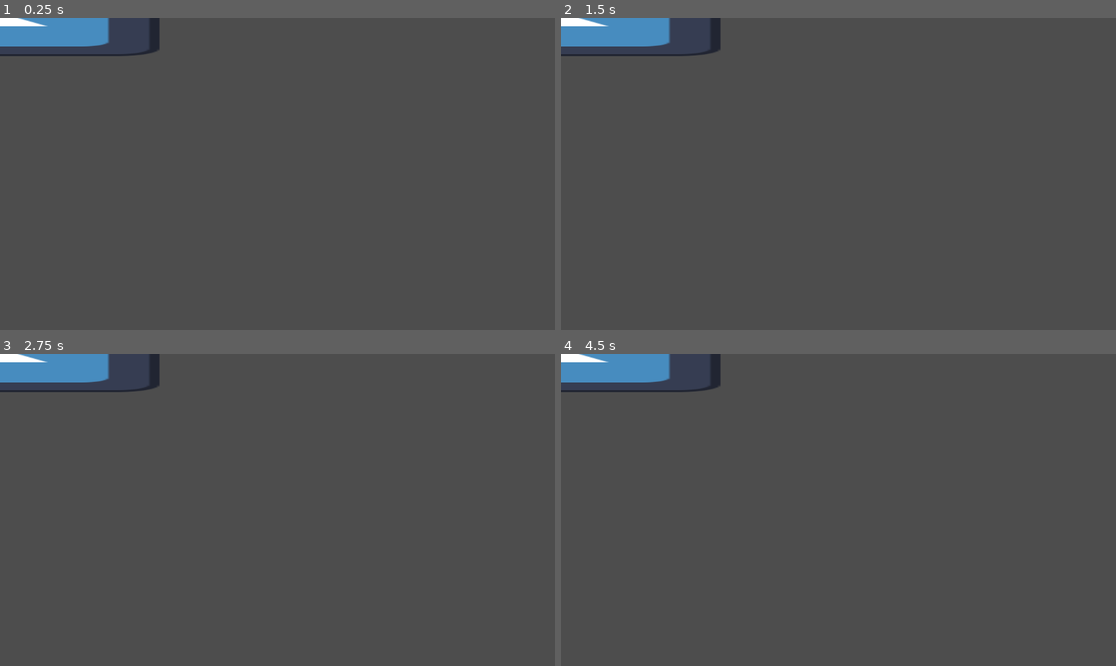
Above: before the commit, frames 1-4 (two rows, left to right).
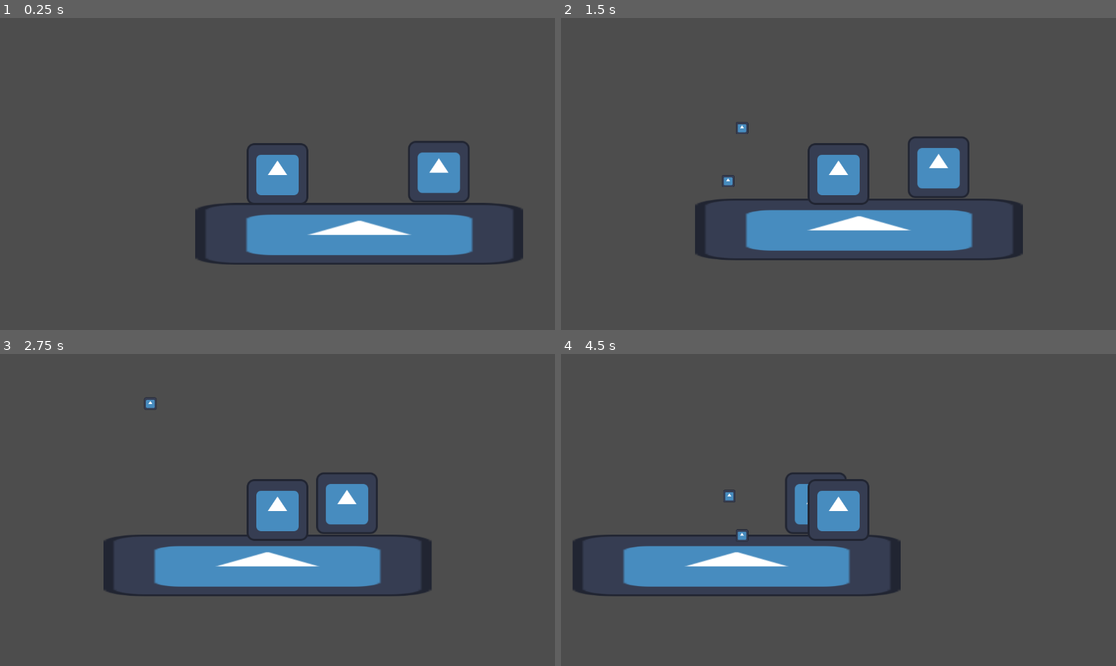
Above: after the commit, the same moments.

Repository: Gigabajt000/www.project.betoniarze-official.gov.ru
Game: Godot game, scene res://World/main.tscn
Two runs of this game, one before a commit and one after it. Both use one fixed random seed, a clock stepped at 60 frames per second and the inputs below. Before the commit the project has no main scene; this scene is started directly in both runs. The engine's default icon, where the game draws it, is replaced by a stand-in: a white triangle on a blue panel in a dark square.
Inputs (mouse positions are in pixels of both pictures, inside the frame that each line leads up to):
- Up to frame 1 (0.25 s): no input
- Up to frame 2 (1.5 s): move the mouse to (960, 158) at 0.52 s; press the mouse at (960, 158) at 0.53 s; move the mouse to (727, 189) at 1.27 s; release the mouse at (727, 189) at 1.28 s; click (727, 189) at 1.35 s
- Up to frame 3 (2.75 s): move the mouse to (333, 441) at 2.02 s; press the mouse at (333, 441) at 2.03 s
- Up to frame 4 (4.5 s): move the mouse to (810, 572) at 2.77 s; release the mouse at (810, 572) at 2.78 s; click (810, 572) at 2.85 s; move the mouse to (1005, 556) at 3.52 s; press the mouse at (1005, 556) at 3.53 s; tap Enter at 4.25 s; move the mouse to (672, 463) at 4.27 s; release the mouse at (672, 463) at 4.28 s; click (672, 463) at 4.35 s

The runs differ from the first frame. In frame 1, 12% of the frame differs, in the area x 0-95%, y 0-80%; in frame 2, 12%; in frame 3, 12%; in frame 4, 11%.

Commit message:
nie działa ale daję

Diff:
--- a/betoniarze/Player/explosion.tscn
+++ b/betoniarze/Player/explosion.tscn
@@ -1,6 +1,7 @@
-[gd_scene load_steps=3 format=3 uid="uid://ciu1qkgpnxaqn"]
+[gd_scene load_steps=4 format=3 uid="uid://ciu1qkgpnxaqn"]
 
-[ext_resource type="Script" path="res://explosion.gd" id="1_4x1x1"]
+[ext_resource type="Script" path="res://Player/explosion.gd" id="1_4x1x1"]
+[ext_resource type="Texture2D" uid="uid://cf115c8vlcp0w" path="res://icon.svg" id="2_1rchs"]
 
 [sub_resource type="CircleShape2D" id="CircleShape2D_5h8gt"]
 
@@ -11,3 +12,6 @@
 shape = SubResource("CircleShape2D_5h8gt")
 
 [node name="Remove Explosion Timer" type="Timer" parent="."]
+
+[node name="Sprite2D" type="Sprite2D" parent="."]
+texture = ExtResource("2_1rchs")
--- a/betoniarze/Player/kolce.gd
+++ b/betoniarze/Player/kolce.gd
@@ -2,4 +2,5 @@
 
 
 func _on_area_2d_body_entered(body):
-	Global.IsAlive = false
+	if body == CharacterBody2D:
+		Global.IsAlive = false
--- a/betoniarze/Player/player.gd
+++ b/betoniarze/Player/player.gd
@@ -1,7 +1,7 @@
 extends CharacterBody2D
 
 const EXLPOSION_POWER = 100
-@export var rocket_scene: PackedScene  # Assign "rocket.tscn" in the inspector
+@export var rocket_scene: PackedScene
 
 func _process(delta: float) -> void:
 	pass
@@ -13,7 +13,7 @@
 		return
 
 	var explosion_strength = (1.0 - (distance / explosion_range)) * max_explosion_force
-	var direction
+	var direction = (global_position - explosion_position).normalized()
 
 	velocity += direction * explosion_strength
 
@@ -26,8 +26,8 @@
 func shoot():
 	if rocket_scene:
 		var rocket = rocket_scene.instantiate()
-		rocket.global_position = global_position + Vector2(20, 0)  # Offset to avoid self-collision
-		rocket.rotation = rotation
+		rocket.global_position = global_position
+		rocket.shoot_direction = (get_global_mouse_position() - global_position).normalized()  # Set direction
 		get_parent().add_child(rocket)
 
 func _input(event):
--- a/betoniarze/Player/player.tscn
+++ b/betoniarze/Player/player.tscn
@@ -1,12 +1,21 @@
-[gd_scene load_steps=2 format=3 uid="uid://djpihxejo1d0r"]
+[gd_scene load_steps=5 format=3 uid="uid://djpihxejo1d0r"]
 
 [ext_resource type="Script" path="res://Player/player.gd" id="1_3a02r"]
+[ext_resource type="PackedScene" uid="uid://dbf6vihdic7ld" path="res://Player/rocket_launcher.tscn" id="2_boloi"]
+[ext_resource type="Texture2D" uid="uid://cf115c8vlcp0w" path="res://icon.svg" id="2_ukoxr"]
+
+[sub_resource type="RectangleShape2D" id="RectangleShape2D_20l4n"]
+size = Vector2(126, 127)
 
 [node name="Player" type="CharacterBody2D"]
 script = ExtResource("1_3a02r")
+rocket_scene = ExtResource("2_boloi")
 
 [node name="Player Texture" type="Sprite2D" parent="."]
+texture = ExtResource("2_ukoxr")
 
 [node name="Player Collision" type="CollisionShape2D" parent="."]
+position = Vector2(0, -0.5)
+shape = SubResource("RectangleShape2D_20l4n")
 
 [node name="Camera2D" type="Camera2D" parent="."]
--- a/betoniarze/Player/rocket.gd
+++ b/betoniarze/Player/rocket.gd
@@ -1,17 +1,26 @@
-extends RigidBody2D
+extends CharacterBody2D
 
 @export var speed: float = 800
 @export var explosion_range: float = 100
 @export var max_explosion_force: float = 800
+var shoot_direction: Vector2 = Vector2.ZERO
 
 func _ready():
-	linear_velocity = transform.x * speed  # Launch the rocket
+	velocity = shoot_direction * speed
+
+func _physics_process(delta: float) -> void:
+	move_and_slide()
 
 func _on_body_entered(body):
-	explode()
+	if body.is_in_group("ground"):
+		explode()
 
 func explode():
-	for body in $"Rocket Area".get_overlapping_bodies():
+	var explosion = preload("res://Player/explosion.tscn").instantiate()
+	explosion.global_position = global_position
+	get_parent().add_child(explosion)  # Add explosion effect
+
+	for body in $"Rocket Area2".get_overlapping_bodies():
 		if body is CharacterBody2D:
 			body.rocket_jump(global_position, max_explosion_force, explosion_range)
 
--- a/betoniarze/Player/rocket_launcher.tscn
+++ b/betoniarze/Player/rocket_launcher.tscn
@@ -1,21 +1,23 @@
-[gd_scene load_steps=3 format=3 uid="uid://dbf6vihdic7ld"]
+[gd_scene load_steps=5 format=3 uid="uid://dbf6vihdic7ld"]
 
 [ext_resource type="Script" path="res://Player/rocket.gd" id="1_g47qb"]
+[ext_resource type="Texture2D" uid="uid://cf115c8vlcp0w" path="res://icon.svg" id="2_f8r13"]
+
+[sub_resource type="CircleShape2D" id="CircleShape2D_6ojhd"]
 
 [sub_resource type="CircleShape2D" id="CircleShape2D_kre10"]
 
-[node name="Rocket Launcher" type="Node2D"]
-
-[node name="Rocket Launcher Texture" type="Sprite2D" parent="."]
-
-[node name="Rocket" type="RigidBody2D" parent="."]
+[node name="Rocket" type="CharacterBody2D"]
 script = ExtResource("1_g47qb")
 
-[node name="Rocket Texture" type="Sprite2D" parent="Rocket"]
+[node name="Rocket Texture2" type="Sprite2D" parent="."]
+scale = Vector2(0.2, 0.2)
+texture = ExtResource("2_f8r13")
 
-[node name="Rocket Collider" type="CollisionShape2D" parent="Rocket"]
+[node name="Rocket Collider2" type="CollisionShape2D" parent="."]
+shape = SubResource("CircleShape2D_6ojhd")
 
-[node name="Rocket Area" type="Area2D" parent="Rocket"]
+[node name="Rocket Area2" type="Area2D" parent="."]
 
-[node name="CollisionShape2D" type="CollisionShape2D" parent="Rocket/Rocket Area"]
+[node name="CollisionShape2D" type="CollisionShape2D" parent="Rocket Area2"]
 shape = SubResource("CircleShape2D_kre10")
--- a/betoniarze/World/main.tscn
+++ b/betoniarze/World/main.tscn
@@ -1,14 +1,15 @@
-[gd_scene load_steps=4 format=3 uid="uid://kemfh5qetn4t"]
+[gd_scene load_steps=5 format=3 uid="uid://kemfh5qetn4t"]
 
 [ext_resource type="Texture2D" uid="uid://cf115c8vlcp0w" path="res://icon.svg" id="1_ef2qo"]
 [ext_resource type="PackedScene" uid="uid://t8pscco1c6y3" path="res://Player/kolce.tscn" id="2_a0g76"]
+[ext_resource type="PackedScene" uid="uid://djpihxejo1d0r" path="res://Player/player.tscn" id="3_d523m"]
 
 [sub_resource type="RectangleShape2D" id="RectangleShape2D_jtbtm"]
 size = Vector2(121.797, 100)
 
 [node name="Main" type="Node2D"]
 
-[node name="Sprite2D" type="Sprite2D" parent="."]
+[node name="Sprite2D" type="Sprite2D" parent="." groups=["ground"]]
 position = Vector2(-9, 15)
 scale = Vector2(5.32031, 1)
 texture = ExtResource("1_ef2qo")
@@ -21,3 +22,6 @@
 
 [node name="Kolce" parent="." instance=ExtResource("2_a0g76")]
 position = Vector2(156, -114)
+
+[node name="Player" parent="." instance=ExtResource("3_d523m")]
+position = Vector2(-179, -138)
--- a/betoniarze/project.godot
+++ b/betoniarze/project.godot
@@ -11,6 +11,7 @@
 [application]
 
 config/name="Betoniarze"
+run/main_scene="res://World/main.tscn"
 config/features=PackedStringArray("4.3", "GL Compatibility")
 config/icon="res://icon.svg"
 
@@ -29,6 +30,10 @@
 "res://World/": "blue"
 }
 
+[global_group]
+
+ground=""
+
 [input]
 
 shoot={
Renamed: betoniarze/explosion.gd -> betoniarze/Player/explosion.gd
Not shown, added: betoniarze/pro871.tmp
